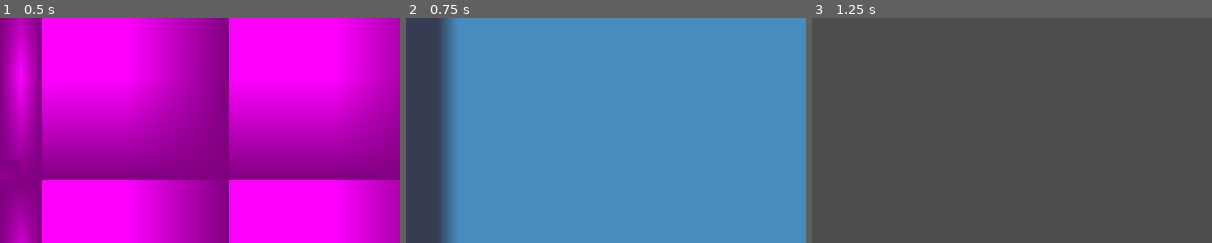
Above: before the commit, frames 1-3 (left to right).
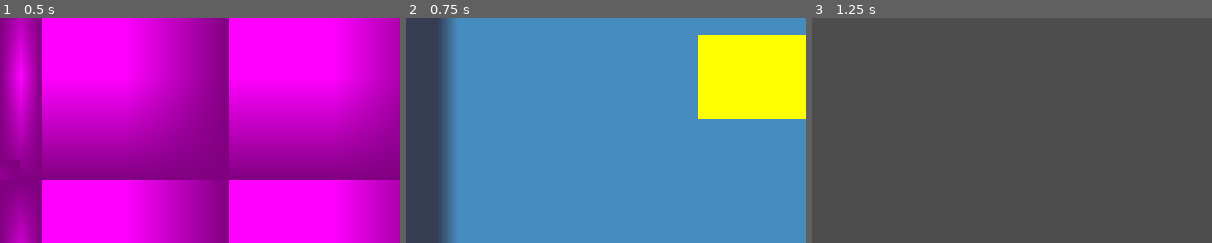
Above: after the commit, the same moments.

Repository: shieldsje-hub/Zombicide
Game: Godot game, scene res://main_scene.tscn
Same seed, same stepped clock (60 frames per second), same inputs: the game is played once before the commit and once after it. The project has no main scene, so this scene is started directly. The engine's default icon, where the game draws it, is replaced by a stand-in: a white triangle on a blue panel in a dark square.
Inputs (mouse positions are % of the whole screen's width and height, from its top left):
- Up to frame 1 (0.5 s): no input
- Up to frame 2 (0.75 s): tap Enter (enter, bound only after the commit) at 0.5 s; move the mouse to (72, 45) at 0.52 s; hold A (a) from 0.53 s (still down)
- Up to frame 3 (1.25 s): keep holding A (a); tap D (d) at 0.8 s
The pictures show only the part of the screen within x 50-100%, y 0-50%; the shares and areas given below are measured in that part.

Frame 1 is identical in both runs. In frame 2, 10% of the frame differs, in the area x 73-100%, y 7-45%; in frame 3, nothing differs.

Commit message:
ecs f and enter

Diff:
--- /dev/null
+++ b/player.gd
@@ -0,0 +1,237 @@
+extends CharacterBody2D
+#put a step tracker so that the actionhandler can count steps
+var actionable : bool = false #make variable to stop actions from being done that the actionhandler can turn off
+#add movement
+#let player see inventory
+#make it so you can shoot
+#tell gamehandler when the player is out of actions
+
+
+
+
+
+
+
+
+
+
+
+
+
+
+
+
+
+
+
+@export var tile_size: int = 32
+@export var move_speed: float = 160.0
+@export var max_movement: int = 20
+
+@export var movement_left: int = 0
+var selecting_path: bool = false
+var moving: bool = false
+
+var path: Array[Vector2] = []
+var path_line: Line2D
+
+
+func _ready() -> void:
+	position = position.snapped(Vector2(tile_size, tile_size))
+
+	path_line = Line2D.new()
+	path_line.width = 4.0
+	path_line.default_color = Color.YELLOW
+	path_line.z_index = 10
+	add_child(path_line)
+
+
+func _unhandled_input(event: InputEvent) -> void:
+	if moving:
+		return
+
+	# Shoot toward the mouse when not selecting a path.
+	if event.is_action_pressed("f"):
+		if not selecting_path:
+			shoot_gun()
+		get_viewport().set_input_as_handled()
+		return
+
+	if event.is_action_pressed("enter"):
+		if not selecting_path:
+			if movement_left <= 0:
+				begin_turn()
+			else:
+				begin_path()
+		else:
+			confirm_path()
+
+		get_viewport().set_input_as_handled()
+		return
+
+	if not selecting_path:
+		return
+
+	if event.is_action_pressed("esc"):
+		undo_step()
+		get_viewport().set_input_as_handled()
+		return
+
+	var direction := Vector2.ZERO
+
+	if event.is_action_pressed("w"):
+		direction = Vector2.UP
+	elif event.is_action_pressed("s"):
+		direction = Vector2.DOWN
+	elif event.is_action_pressed("a"):
+		direction = Vector2.LEFT
+	elif event.is_action_pressed("d"):
+		direction = Vector2.RIGHT
+
+	if direction != Vector2.ZERO:
+		add_path_step(direction)
+		get_viewport().set_input_as_handled()
+
+
+func begin_turn() -> void:
+	movement_left = max_movement
+	print("New turn! Movement: ", movement_left)
+	begin_path()
+
+
+func begin_path() -> void:
+	path.clear()
+	path.append(global_position)
+	selecting_path = true
+	update_path()
+
+
+func add_path_step(direction: Vector2) -> void:
+	if movement_left - (path.size() - 1) <= 0:
+		return
+
+	var next_position: Vector2 = path[-1] + direction * tile_size
+
+	if path.size() >= 2 and next_position.is_equal_approx(path[-2]):
+		return
+
+	path.append(next_position)
+	update_path()
+
+
+func undo_step() -> void:
+	if path.size() > 1:
+		path.pop_back()
+		update_path()
+
+
+func update_path() -> void:
+	path_line.clear_points()
+
+	for point in path:
+		path_line.add_point(to_local(point))
+
+
+func confirm_path() -> void:
+	if path.size() <= 1:
+		# Allow cancelling path selection with no movement.
+		selecting_path = false
+		path.clear()
+		path_line.clear_points()
+		return
+
+	var selected_path: Array[Vector2] = path.duplicate()
+	var steps_used: int = selected_path.size() - 1
+
+	selecting_path = false
+	moving = true
+	path_line.clear_points()
+
+	for i in range(1, selected_path.size()):
+		var target: Vector2 = selected_path[i]
+
+		while global_position.distance_to(target) > 0.5:
+			global_position = global_position.move_toward(
+				target,
+				move_speed * get_process_delta_time()
+			)
+			await get_tree().process_frame
+
+		global_position = target
+
+	movement_left = max(movement_left - steps_used, 0)
+
+	moving = false
+	path.clear()
+
+	# Stay out of path selection so shooting works.
+	selecting_path = false
+
+	print("Movement left: ", movement_left)
+	print("Press F to shoot or Enter to select another path.")
+
+
+# ==========================================
+# ACTIONS
+# ==========================================
+
+func use_action(cost: int) -> bool:
+	if moving or selecting_path:
+		return false
+
+	if cost < 0 or movement_left < cost:
+		print("Not enough movement points!")
+		return false
+
+	movement_left -= cost
+	print("Action used! Movement left: ", movement_left)
+	return true
+
+
+# ==========================================
+# GUN
+# ==========================================
+
+func shoot_gun() -> void:
+	if use_action(10):
+		create_bullet()
+
+
+func create_bullet() -> void:
+	var bullet := Bullet.new()
+	get_tree().current_scene.add_child(bullet)
+
+	bullet.global_position = global_position
+	bullet.direction = (
+		get_global_mouse_position() - global_position
+	).normalized()
+
+
+# ==========================================
+# BULLET CLASS
+# ==========================================
+
+class Bullet extends Node2D:
+	var direction: Vector2 = Vector2.RIGHT
+	var bullet_speed: float = 500.0
+	var distance_travelled: float = 0.0
+	var max_distance: float = 500.0
+	var bullet_length: float = 14.0
+
+	func _ready() -> void:
+		z_index = 100
+
+	func _process(delta: float) -> void:
+		var travel := bullet_speed * delta
+		global_position += direction * travel
+		distance_travelled += travel
+		queue_redraw()
+
+		if distance_travelled >= max_distance:
+			queue_free()
+
+	func _draw() -> void:
+		var end_point := -direction * bullet_length
+
+		draw_line(Vector2.ZERO, end_point, Color.BLACK, 7.0, true)
+		draw_line(Vector2.ZERO, end_point, Color.YELLOW, 4.0, true)
--- a/player.tscn
+++ b/player.tscn
@@ -1,5 +1,6 @@
 [gd_scene format=3 uid="uid://u4j54sldclkc"]
 
+[ext_resource type="Script" uid="uid://yu6r0r6pxsiw" path="res://player.gd" id="1_onrkg"]
 [ext_resource type="Texture2D" uid="uid://b2ib2hbgkf02u" path="res://icon.svg" id="2_onrkg"]
 
 [sub_resource type="CircleShape2D" id="CircleShape2D_sh265"]
@@ -7,6 +8,7 @@
 [node name="Player1" type="Node2D" unique_id=30672815]
 
 [node name="CharacterBody2D" type="CharacterBody2D" parent="." unique_id=357527017]
+script = ExtResource("1_onrkg")
 
 [node name="CollisionShape2D" type="CollisionShape2D" parent="CharacterBody2D" unique_id=559388316]
 shape = SubResource("CircleShape2D_sh265")
--- a/project.godot
+++ b/project.godot
@@ -15,7 +15,7 @@
 [application]
 
 config/name="Zombicide"
-config/features=PackedStringArray("4.5", "Forward Plus")
+config/features=PackedStringArray("4.7", "Forward Plus")
 config/icon="res://icon.svg"
 
 [display]
@@ -55,6 +55,21 @@
 "events": [Object(InputEventKey,"resource_local_to_scene":false,"resource_name":"","device":-1,"window_id":0,"alt_press …(192 unchanged characters)…
 ]
 }
+f={
+"deadzone": 0.2,
+"events": [Object(InputEventKey,"resource_local_to_scene":false,"resource_name":"","device":-1,"window_id":0,"alt_pressed":false,"shift_pressed":false,"ctrl_pressed":false,"meta_pressed":false,"pressed":false,"keycode":0,"physical_keycode":70,"key_label":0,"unicode":102,"location":0,"echo":false,"script":null)
+]
+}
+enter={
+"deadzone": 0.2,
+"events": [Object(InputEventKey,"resource_local_to_scene":false,"resource_name":"","device":-1,"window_id":0,"alt_pressed":false,"shift_pressed":false,"ctrl_pressed":false,"meta_pressed":false,"pressed":false,"keycode":0,"physical_keycode":4194309,"key_label":0,"unicode":0,"location":0,"echo":false,"script":null)
+]
+}
+esc={
+"deadzone": 0.2,
+"events": [Object(InputEventKey,"resource_local_to_scene":false,"resource_name":"","device":-1,"window_id":0,"alt_pressed":false,"shift_pressed":false,"ctrl_pressed":false,"meta_pressed":false,"pressed":false,"keycode":0,"physical_keycode":4194305,"key_label":0,"unicode":0,"location":0,"echo":false,"script":null)
+]
+}
 
 [physics]
 
Not shown, added: player.gd.uid
